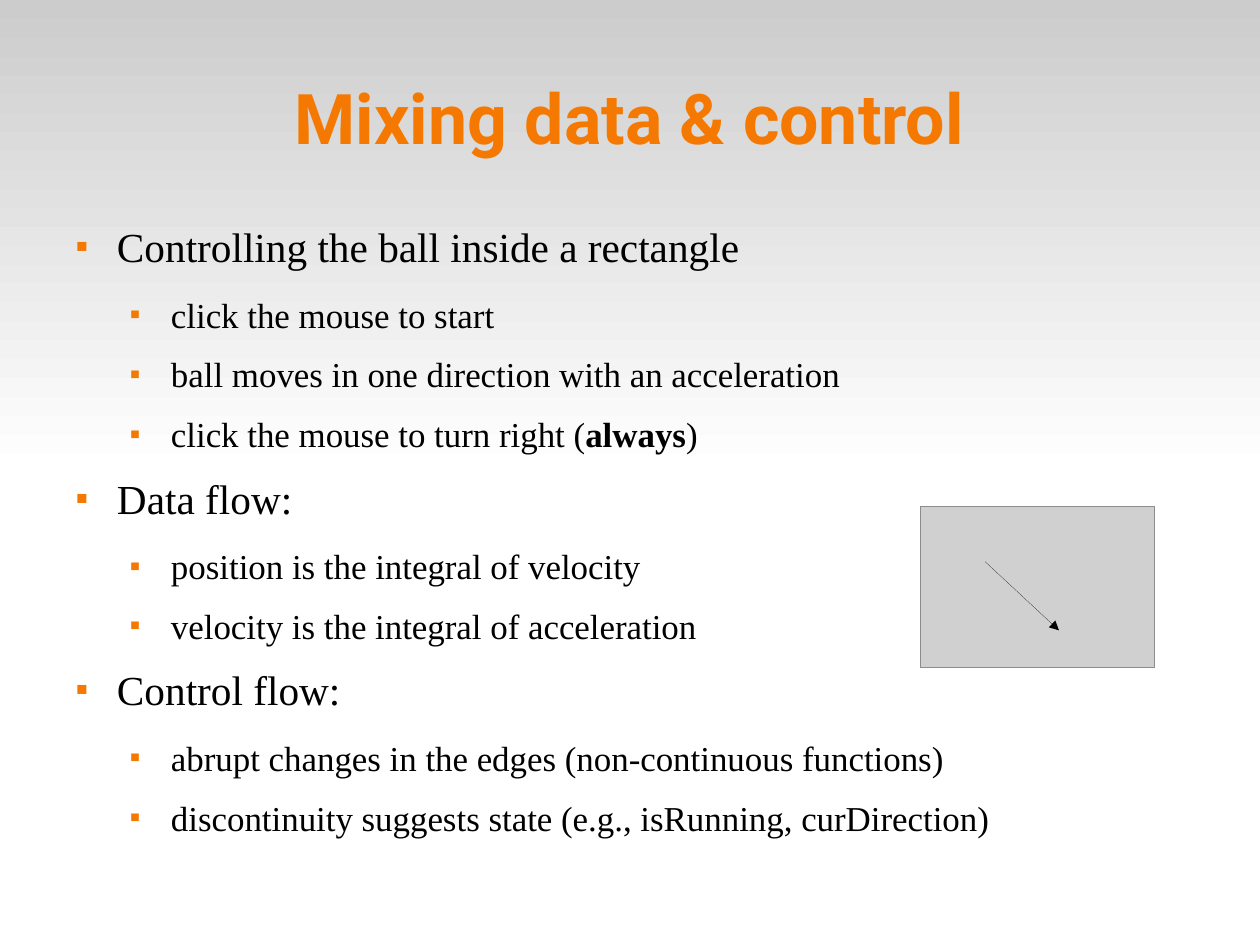
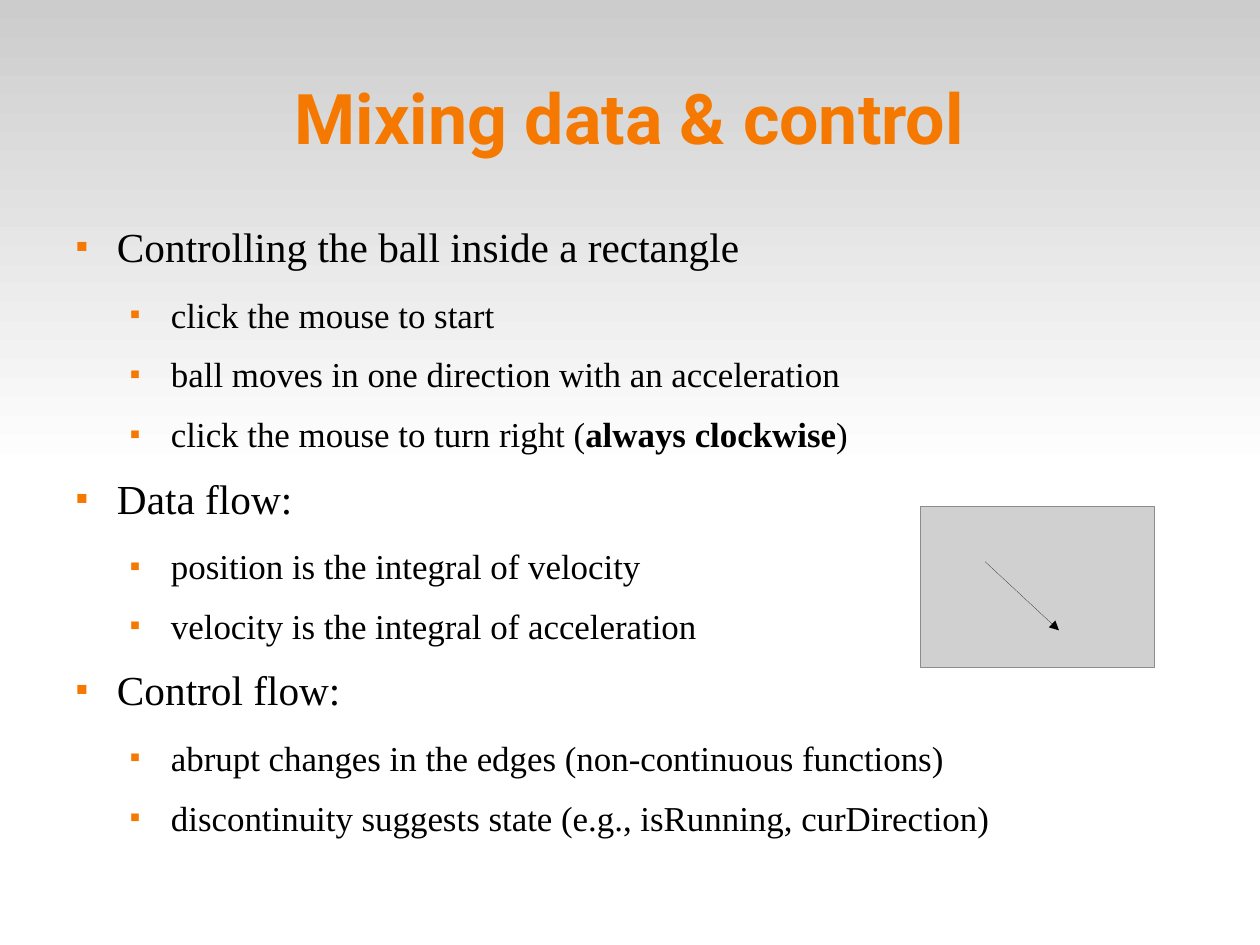
Before and after one commit to fsantanna-no/ceu-docs, a slide deck: slide 4 of ceu_curryon.odp. Drawn at 1260x945 pixels with LibreOffice and Linux fonts; fonts in the diff are those of the drawing; grey boxes stand for pictures. Boxes give left, top, right and bottom in pixels: in the first picture for what was removed or moved away, otherwise in the second. Text is boxed around its words. In the diff, an @@ line names an element or a change of style, - is before the commit and + after.

```diff
--- a/ceu_curryon.odp
+++ b/ceu_curryon.odp
@@ text at [171, 422, 848, 455]: text changed @@
-  ■ click the mouse to turn right (always)
+  ■ click the mouse to turn right (always clockwise)
```
Also in this commit, not shown: 9 other slides changed.
